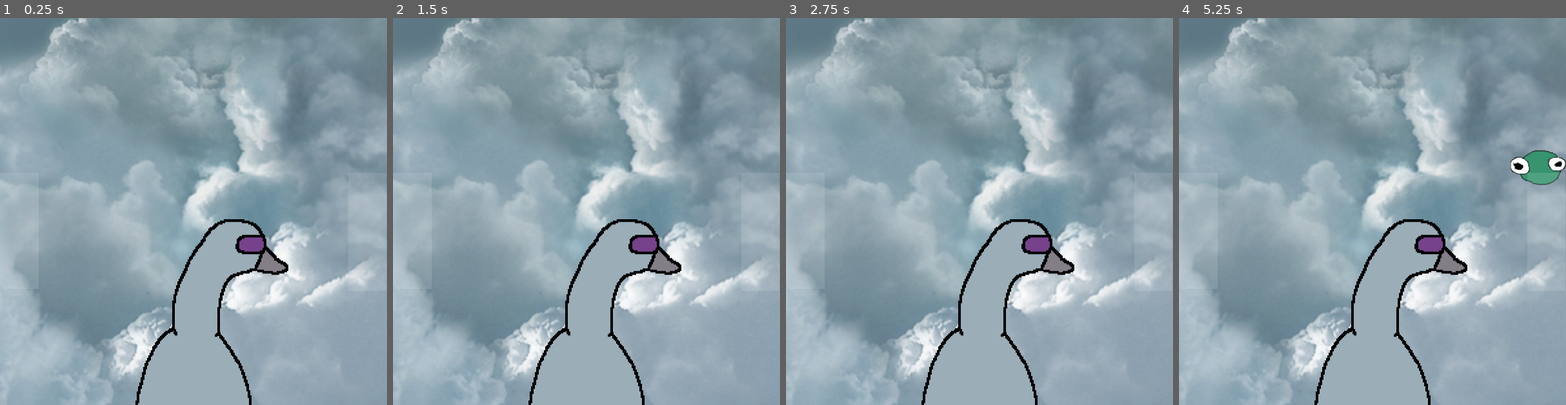
Above: before the commit, frames 1-4 (left to right).
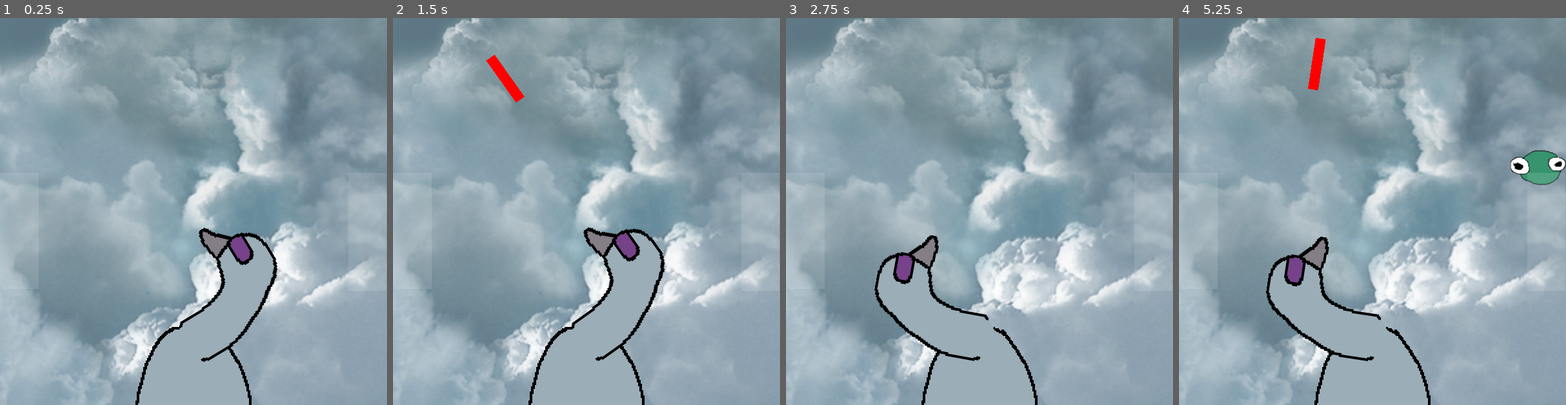
Above: after the commit, the same moments.

Repository: drakonicguy/cybergoose
Game: Godot game, scene res://scenes/Main.tscn
Same seed, same stepped clock (60 frames per second), same inputs: the game is played once before the commit and once after it.
Inputs (mouse positions are in pixels of both pictures, inside the frame that each line leads up to):
- Up to frame 1 (0.25 s): no input
- Up to frame 2 (1.5 s): tap Enter at 0.5 s; move the mouse to (671, 192) at 0.52 s; hold Right (move_right) 0.53-1.28 s; click (671, 192) at 0.6 s; tap Space at 1.25 s; move the mouse to (509, 230) at 1.27 s; hold Left (move_left) from 1.28 s (still down); click (509, 230) at 1.35 s
- Up to frame 3 (2.75 s): tap Enter at 2 s; move the mouse to (1018, 126) at 2.02 s; release Left (move_left) at 2.03 s; hold Right (move_right) from 2.03 s (still down); click (1018, 126) at 2.1 s
- Up to frame 4 (5.25 s): tap Space at 2.75 s; move the mouse to (1353, 288) at 2.77 s; click (1353, 288) at 2.85 s; move the mouse to (1488, 269) at 3.52 s; release Right (move_right) at 3.53 s; hold Left (move_left) from 3.53 s (still down); click (1488, 269) at 3.6 s; move the mouse to (1256, 153) at 4.27 s; click (1256, 153) at 4.35 s; move the mouse to (1391, 211) at 5.02 s; click (1391, 211) at 5.1 s

The runs differ from the first frame. In frame 1, 4.7% of the frame differs, in the area x 44-75%, y 52-89%; in frame 2, 4.8%; in frame 3, 6.7%; in frame 4, 7.0%, in the area x 22-75%, y 5-89%.

Commit message:
HEAD WORKS PROPERLY !

Diff:
--- a/scenes/Head.tscn
+++ b/scenes/Head.tscn
@@ -1,8 +1,10 @@
-[gd_scene load_steps=5 format=2]
+[gd_scene load_steps=7 format=2]
 
-[ext_resource path="res://assets/newhead1.png" type="Texture" id=1]
+[ext_resource path="res://assets/newhead1r.png" type="Texture" id=1]
 [ext_resource path="res://scripts/Head.gd" type="Script" id=2]
-[ext_resource path="res://assets/newhead2.png" type="Texture" id=3]
+[ext_resource path="res://assets/newhead1l.png" type="Texture" id=3]
+[ext_resource path="res://assets/newhead2r.png" type="Texture" id=4]
+[ext_resource path="res://assets/newhead2l.png" type="Texture" id=5]
 
 [sub_resource type="SpriteFrames" id=1]
 animations = [ {
@@ -11,9 +13,19 @@
 "name": "default",
 "speed": 5.0
 }, {
+"frames": [ ExtResource( 4 ) ],
+"loop": true,
+"name": "close",
+"speed": 5.0
+}, {
+"frames": [ ExtResource( 5 ) ],
+"loop": true,
+"name": "closeL",
+"speed": 5.0
+}, {
 "frames": [ ExtResource( 3 ) ],
 "loop": true,
-"name": "close",
+"name": "defaultL",
 "speed": 5.0
 } ]
 
@@ -22,10 +34,10 @@
 
 [node name="Sprite" type="AnimatedSprite" parent="."]
 frames = SubResource( 1 )
-offset = Vector2( 57, -75 )
+offset = Vector2( 3, -76 )
 
 [node name="ShootPosition" type="Position2D" parent="."]
-position = Vector2( 67, -60 )
+position = Vector2( 103, -157 )
 
 [node name="ShootPositionFlipped" type="Position2D" parent="."]
-position = Vector2( 67, 60 )
+position = Vector2( 96, 124 )
--- a/scenes/Main.tscn
+++ b/scenes/Main.tscn
@@ -38,7 +38,7 @@
 }
 
 [node name="Head" parent="." instance=ExtResource( 1 )]
-position = Vector2( 300, 485.241 )
+position = Vector2( 300, 498.726 )
 z_index = 500
 laser_scene = ExtResource( 2 )
 
--- a/scripts/Head.gd
+++ b/scripts/Head.gd
@@ -9,43 +9,39 @@
 
 export (PackedScene) var laser_scene
 
+signal flip
+signal unflip
+
 func _ready():
-	pass
-#	below is a workaround for the center pivot point.
-#	$Sprite.position.y = 75
-#	$Sprite.animation = "default"
+	while true:
+		yield(self, "flip")
+		$Sprite.rotation_degrees +=180
+		yield(self, "unflip")
+		$Sprite.rotation_degrees -=180
 
 
 func _process(_delta):
 	pass
-#	below is a workaround for the center pivot point.
-#	var distance2mouse = self.global_position.distance_to(get_global_mouse_position())
-#	look_at(get_global_mouse_position())
-#	if get_global_mouse_position().x < position.x:
-#		$Sprite.flip_v = true
-#		$Sprite.position.x = -57
-#		self.global_rotation_degrees = min(self.global_rotation_degrees, 30)
-#		if self.global_rotation_degrees == 30:
-#			$Sprite.flip_v = false
-#			$Sprite.flip_h = true
-#			self.global_rotation_degrees = -30
-#		else:
-#			$Sprite.flip_h = false
-#	else:
-#		$Sprite.flip_v = false
-#		$Sprite.flip_h = false
-#		$Sprite.position.x = -57
-#		self.global_rotation_degrees = min(self.global_rotation_degrees, 30)
-#	if distance2mouse <= 150:
-#		$Sprite.animation = "close"
-#	else:
-#		$Sprite.animation = "default"
+	var distance2mouse = self.global_position.distance_to(get_global_mouse_position())
+	look_at(get_global_mouse_position())
+	if get_global_mouse_position().x < position.x:
+		emit_signal("flip")
+		if distance2mouse <= 150:
+			$Sprite.animation = "closeL"
+		else:
+			$Sprite.animation = "defaultL"
+	else:
+		emit_signal("unflip")
+		if distance2mouse <= 150:
+			$Sprite.animation = "close"
+		else:
+			$Sprite.animation = "default"
 
 func _input(_event):
 	if Input.is_action_just_pressed("shoot"):
 		var laser = laser_scene.instance()
 		add_child(laser)
-		if $Sprite.flip_v == true:
+		if get_global_mouse_position().x < position.x:
 			laser.position = $ShootPositionFlipped.position
 		else:
 			laser.position = $ShootPosition.position
Binary file added: assets/newhead1l.png
Not shown, added: assets/newhead1l.png.import
Binary file added: assets/newhead1r.png
Not shown, added: assets/newhead1r.png.import
Binary file added: assets/newhead2l.png
Not shown, added: assets/newhead2l.png.import
Binary file added: assets/newhead2r.png
Not shown, added: assets/newhead2r.png.import
